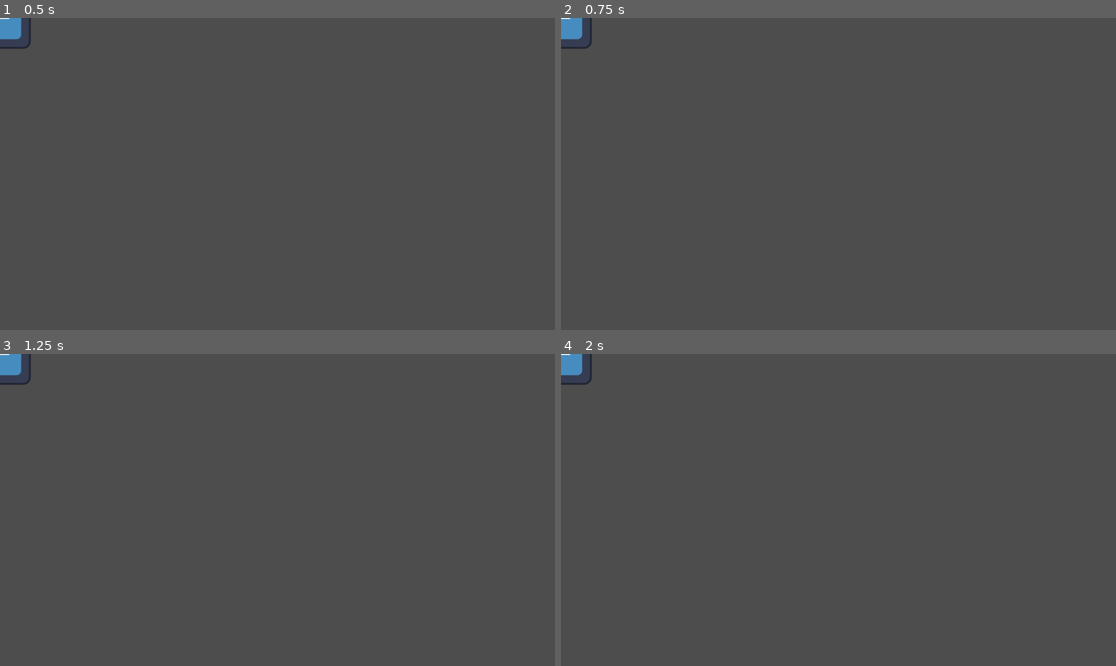
Above: before the commit, frames 1-4 (two rows, left to right).
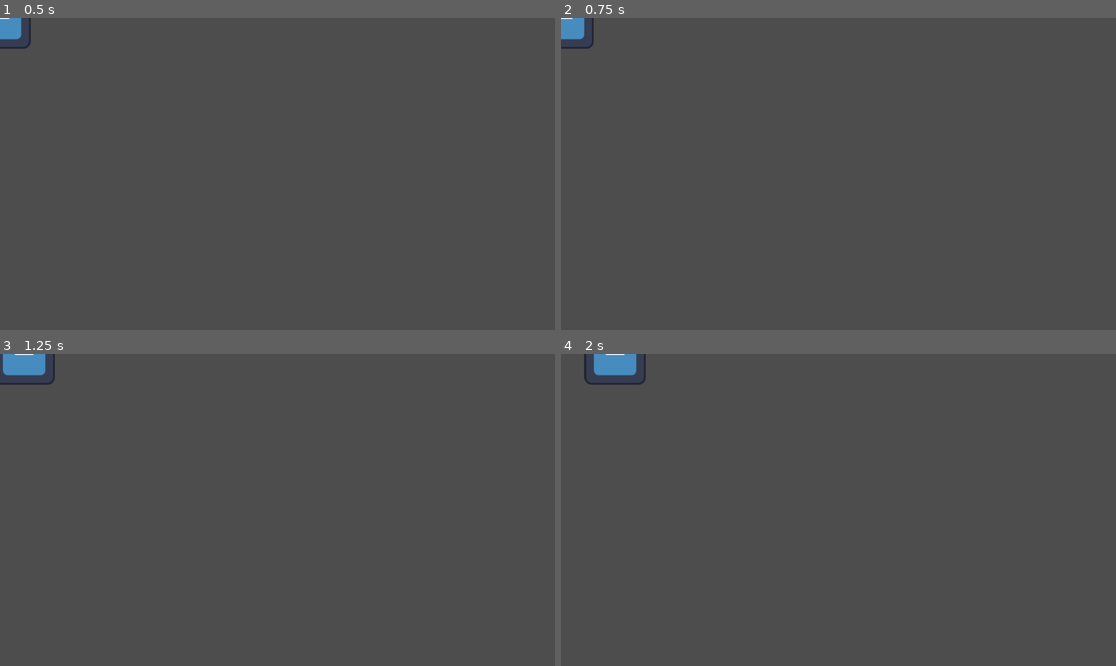
Above: after the commit, the same moments.

Repository: Z3BINI/mini_jam_june
Game: Godot game, scene res://scenes/entities/player.tscn
Two runs of this game, one before a commit and one after it. Both use one fixed random seed, a clock stepped at 60 frames per second and the inputs below. The project has no main scene, so this scene is started directly. The engine's default icon, where the game draws it, is replaced by a stand-in: a white triangle on a blue panel in a dark square.
Inputs:
- Up to frame 1 (0.5 s): no input
- Up to frame 2 (0.75 s): tap Enter at 0.5 s; hold D (move_right) from 0.53 s (still down)
- Up to frame 3 (1.25 s): keep holding D (move_right)
- Up to frame 4 (2 s): release D (move_right) at 1.28 s; hold A (move_left) from 1.28 s (still down)

Frame 1 is identical in both runs. In frame 2, less than 0.1% of the frame differs, in the area x 1-6%, y 0-10%; in frame 3, 0.4%; in frame 4, 1.0%, in the area x 0-16%, y 0-10%.

Commit message:
Horizontal movement logic

Diff:
--- a/scripts/entities/player.gd
+++ b/scripts/entities/player.gd
@@ -2,10 +2,18 @@
 
 
 # Called when the node enters the scene tree for the first time.
-func _ready():
+func _ready() -> void:
 	pass # Replace with function body.
 
+# Called every frame. 'delta' is the elapsed time since the previous frame.
+func _physics_process(delta : float) -> void:
 
-# Called every frame. 'delta' is the elapsed time since the previous frame.
-func _process(delta):
-	pass
+	var input_direction : float = Input.get_axis("move_left", "move_right")
+
+	if input_direction:
+		move(input_direction, delta)
+	else:
+		if velocity.x != 0:
+			stop("normal", delta)
+
+	move_and_slide()
